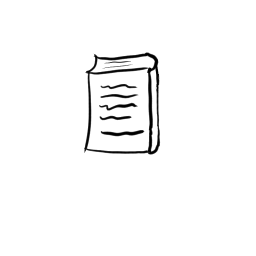
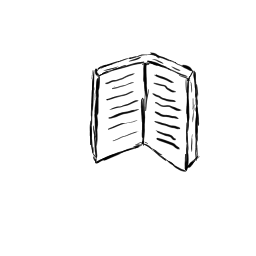
Revision of a layered 256px x 256px image; what changed, layer by layer:
pixels changed over [84, 52, 200, 172] (layer not identified)
